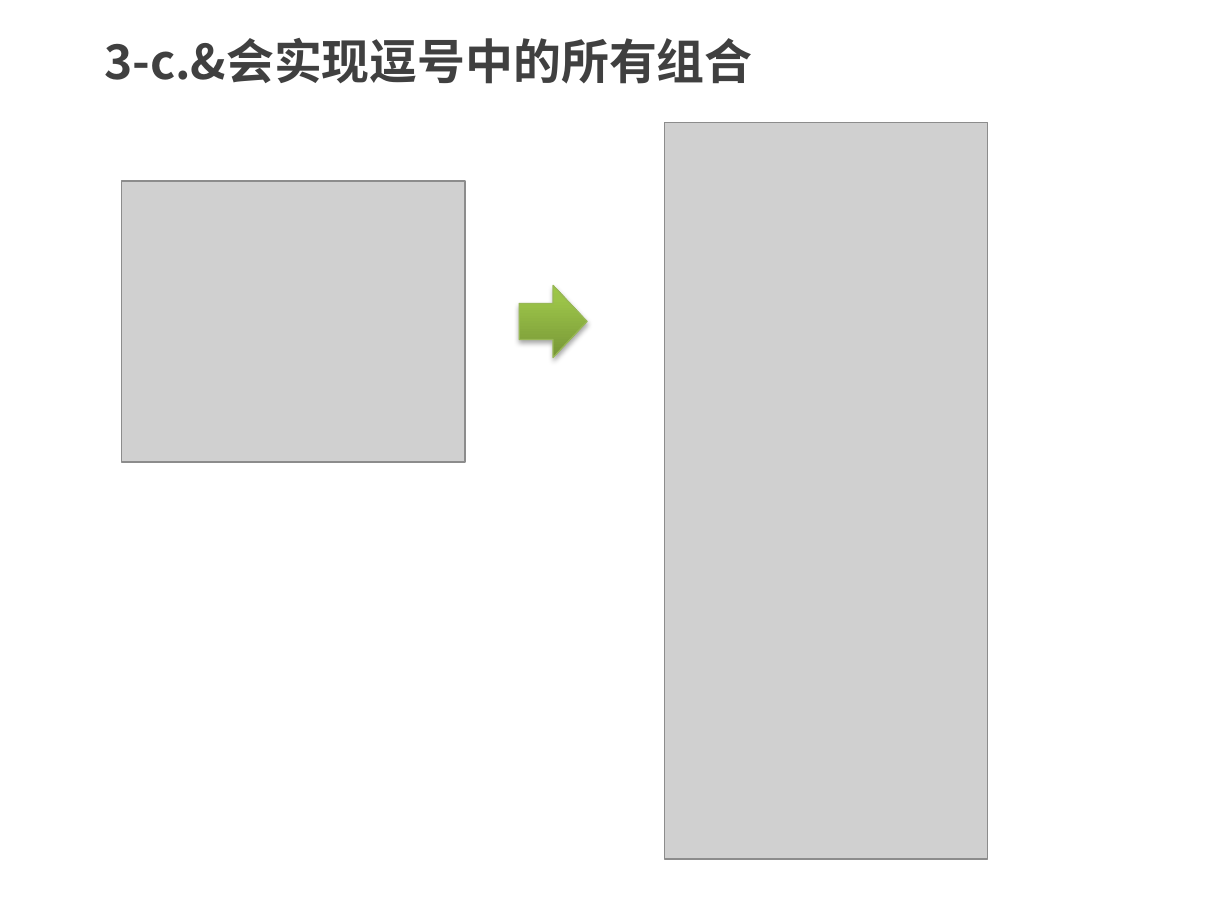
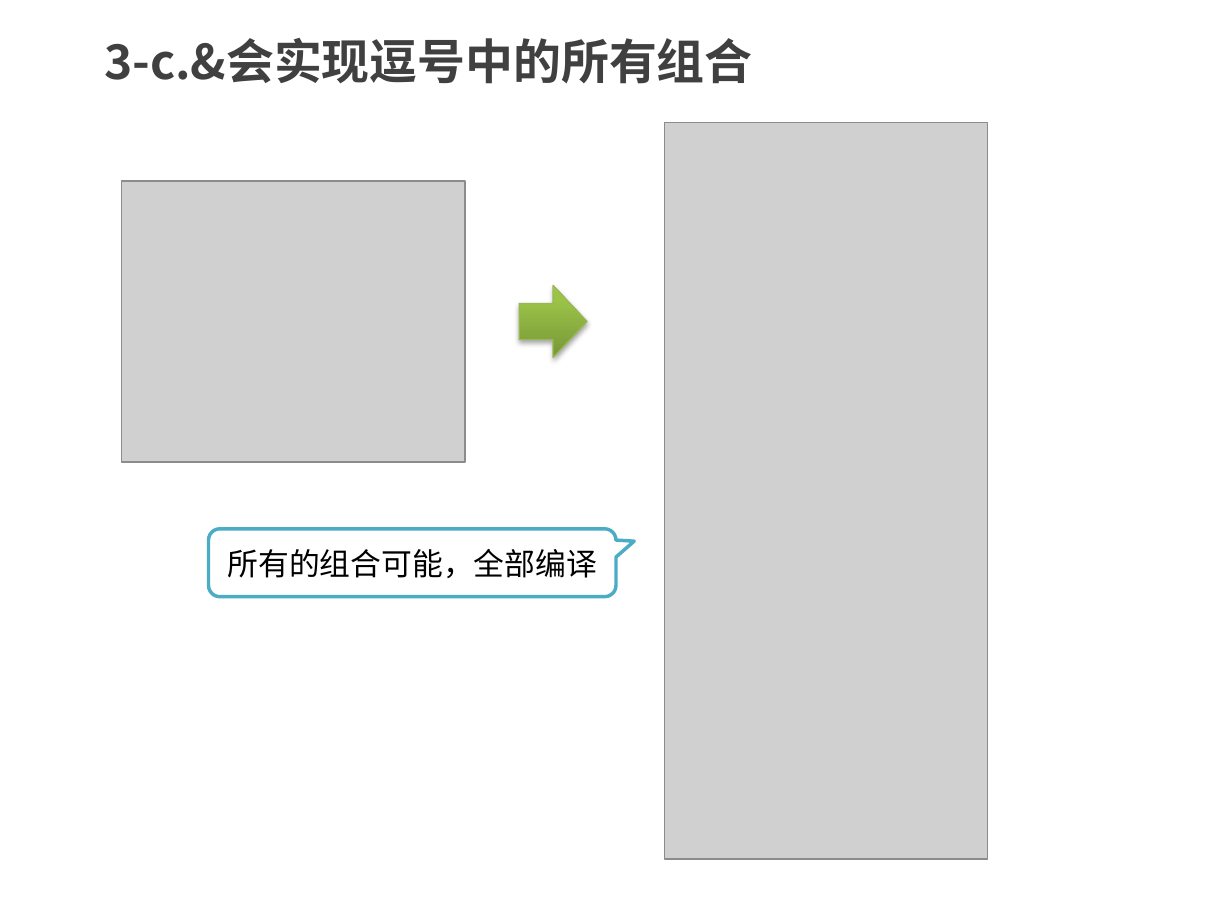
Before and after one commit to kong66/less-class, a slide deck: slide 10 of less-3-嵌套.pptx. Drawn at 1232x924 pixels with LibreOffice and Linux fonts; fonts in the diff are those of the drawing; grey boxes stand for pictures. Boxes give left, top, right and bottom in pixels: in the first picture for what was removed or moved away, otherwise in the second. Text is boxed around its words. In the diff, an @@ line names an element or a change of style, - is before the commit and + after.

```diff
--- a/less-3-嵌套.pptx
+++ b/less-3-嵌套.pptx
@@ rounded speech box added at [208, 529, 616, 596], fill #FFFFFF, outline #4BACC6 2 pt, 18 pt, text #000000 @@
+所有的组合可能，全部编译
```
Also in this commit, not shown: 3 other slides changed, 8 other files.
